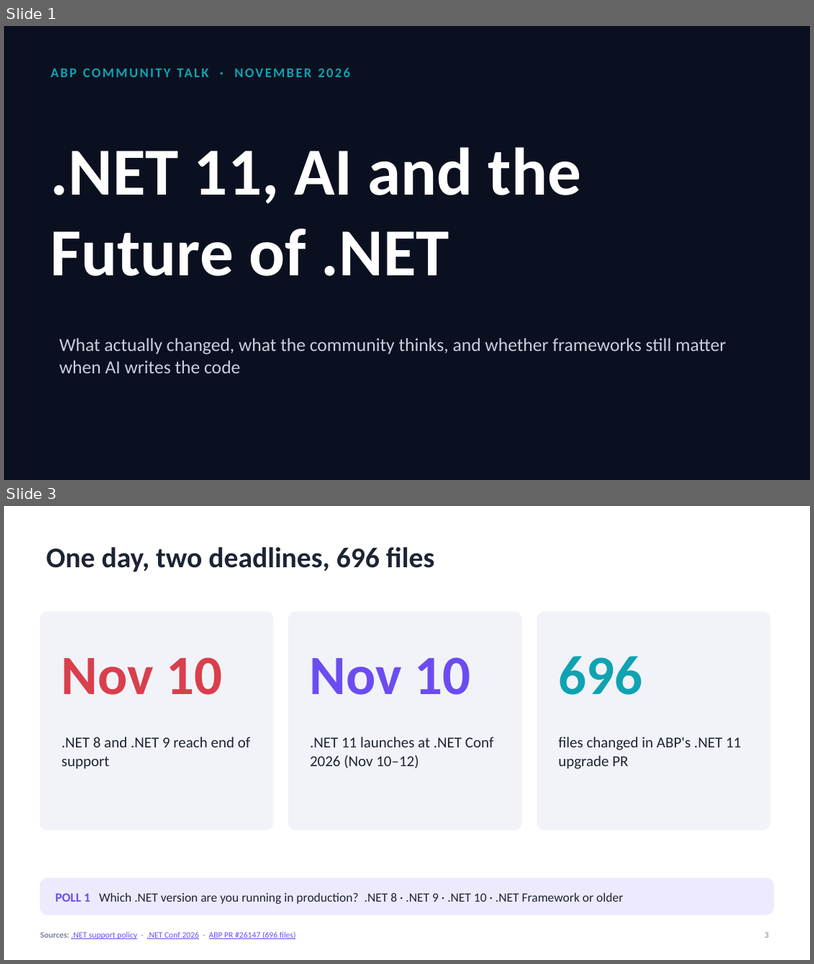
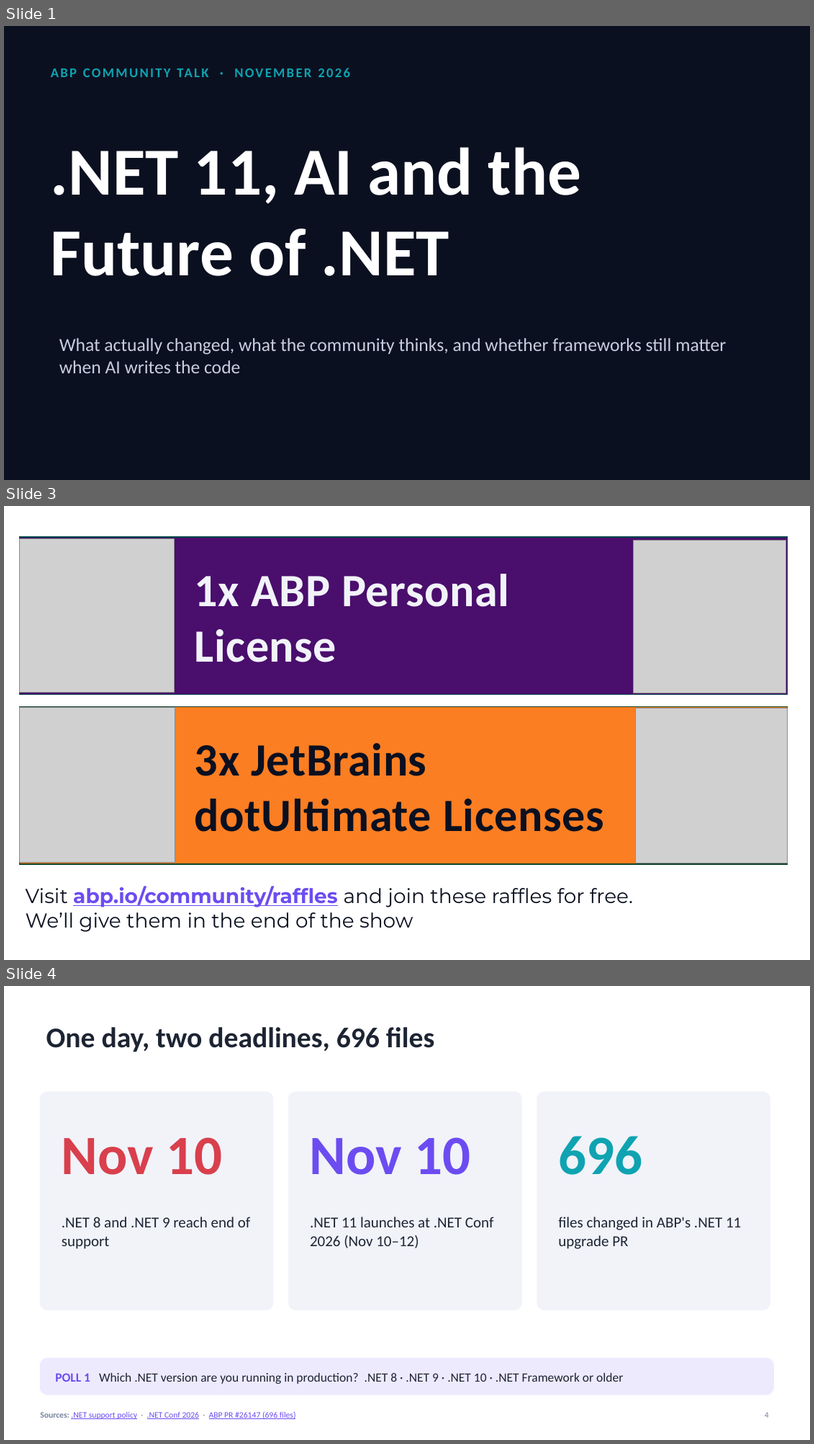
Before and after one commit to ebicoglu/presentations, a slide deck: abp-community-talks-2026.07.pptx. Shown one above the other, each under a label of ours: slides 1 and 3 before the commit, slides 1, 3 and 4 after it; the slides between them are not shown. The pictures are 814x964 and 814x1444 pixels, drawn with LibreOffice and Linux fonts; fonts in the diff are those of the drawing; grey boxes stand for pictures. Boxes give left, top, right and bottom in pixels: in the first picture for what was removed or moved away, otherwise in the second. Text is boxed around its words. In the diff, an @@ line names an element or a change of style, - is before the commit and + after.

```diff
--- a/abp-community-talks-2026.07.pptx
+++ b/abp-community-talks-2026.07.pptx
@@ slide 3 added at bbox=[4, 506, 810, 960], background #FFFFFF @@
@@ rectangle added at bbox=[20, 537, 788, 694], fill #4A0E6C, outline #07474E 1 pt @@
@@ picture added at bbox=[20, 538, 175, 692] @@
@@ picture added at bbox=[634, 540, 787, 693] @@
@@ text added at bbox=[195, 574, 509, 662], 55 pt, text #F1F3F9, bold @@
+1x ABP Personal License
@@ rectangle added at bbox=[20, 707, 788, 864], fill #FC7E22, outline #0F422A 1 pt @@
@@ picture added at bbox=[20, 708, 175, 863] @@
@@ picture added at bbox=[635, 708, 787, 864] @@
@@ text added at bbox=[195, 743, 604, 831], 55 pt, text #0B1020, bold @@
+3x JetBrains
+dotUltimate Licenses
@@ text added at bbox=[26, 885, 633, 932], 24 pt, text #0B1020 @@
+Visit abp.io/community/raffles and join these raffles for free. We’ll give them in the end of the show
@@ what was slide 3 is now slide 4 @@
@@ page number at bbox=[765, 1412, 769, 1417]: text changed @@
-3
+4
```
Also in this commit, not shown: 1 slide changed, 10 other slides added.
